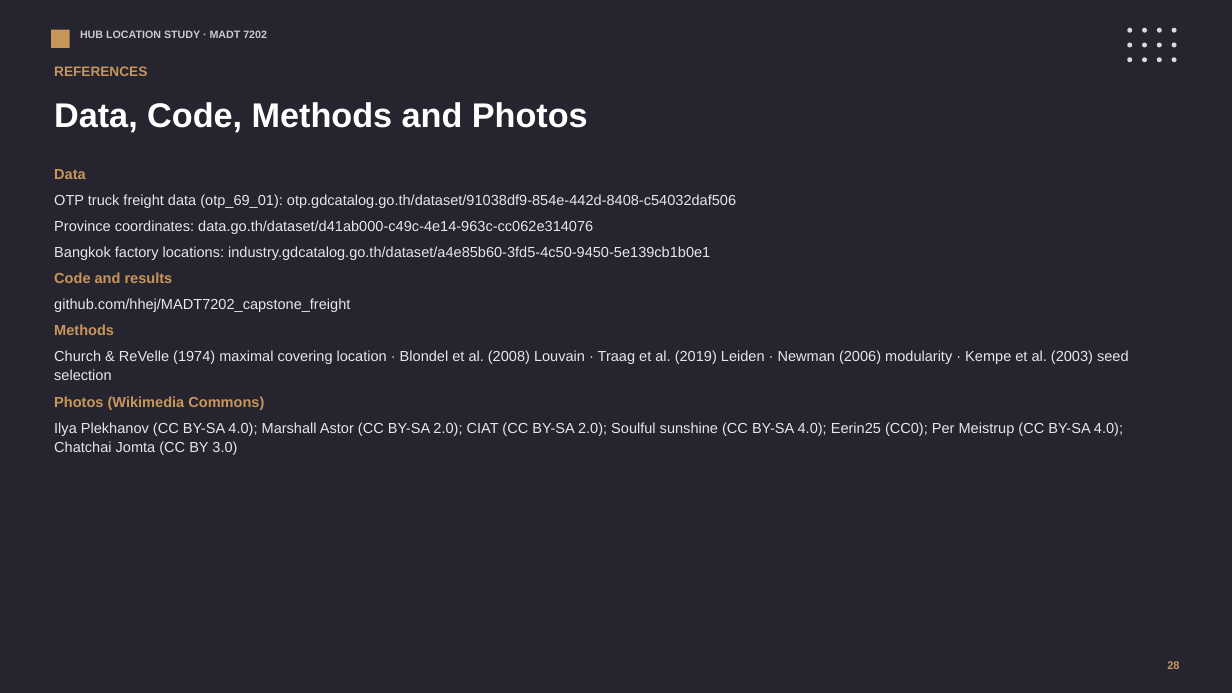
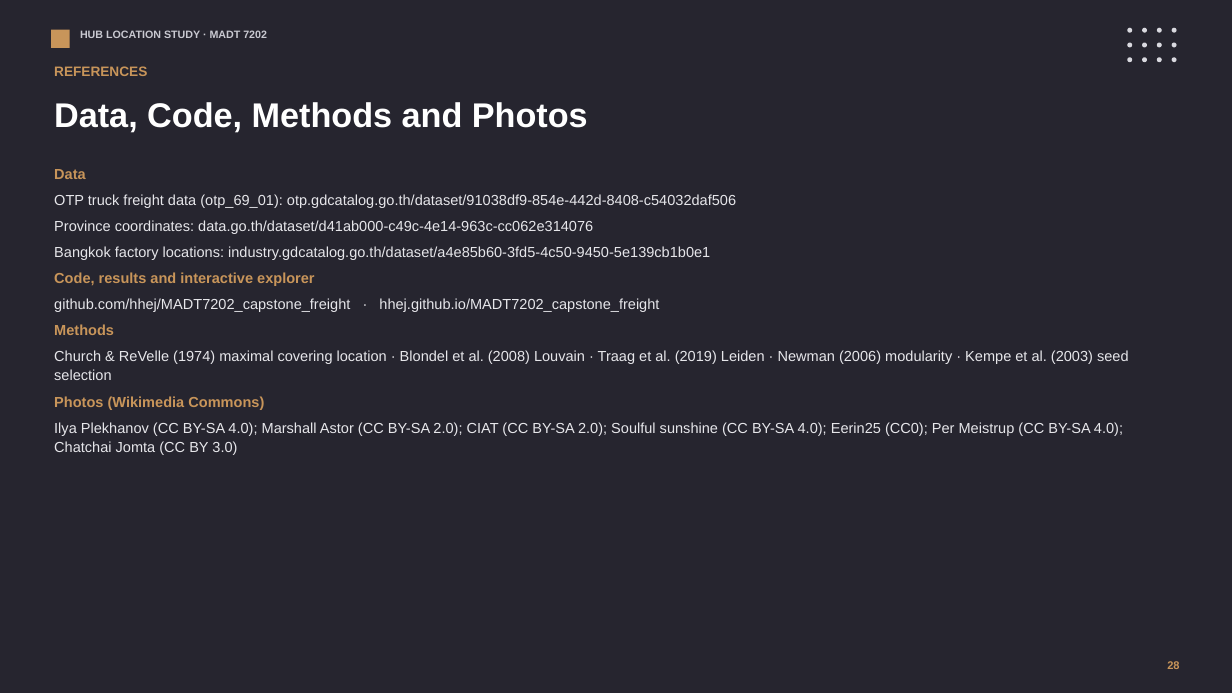
Before and after one commit to hhej/MADT7202_capstone_freight, a slide deck: slide 28 of deck/Hub_Location_Study_MADT7202.pptx. Drawn at 1232x693 pixels with LibreOffice and Linux fonts; fonts in the diff are those of the drawing. Boxes give left, top, right and bottom in pixels: in the first picture for what was removed or moved away, otherwise in the second. Text is boxed around its words. In the diff, an @@ line names an element or a change of style, - is before the commit and + after.

```diff
--- a/deck/Hub_Location_Study_MADT7202.pptx
+++ b/deck/Hub_Location_Study_MADT7202.pptx
@@ text at bbox=[54, 272, 659, 312]: text changed @@
-Code and results
-github.com/hhej/MADT7202_capstone_freight
+Code, results and interactive explorer
+github.com/hhej/MADT7202_capstone_freight · hhej.github.io/MADT7202_capstone_freight
```
Also in this commit, not shown: 1 other slide changed, 10 other files.
